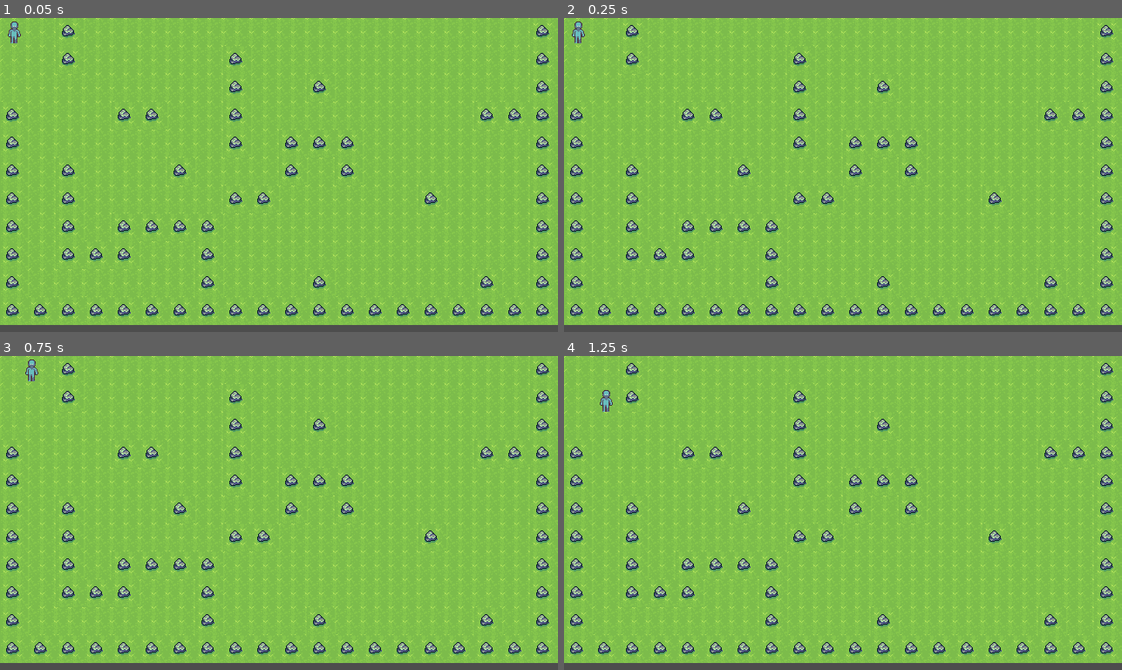
Above: before the commit, frames 1-4 (two rows, left to right).
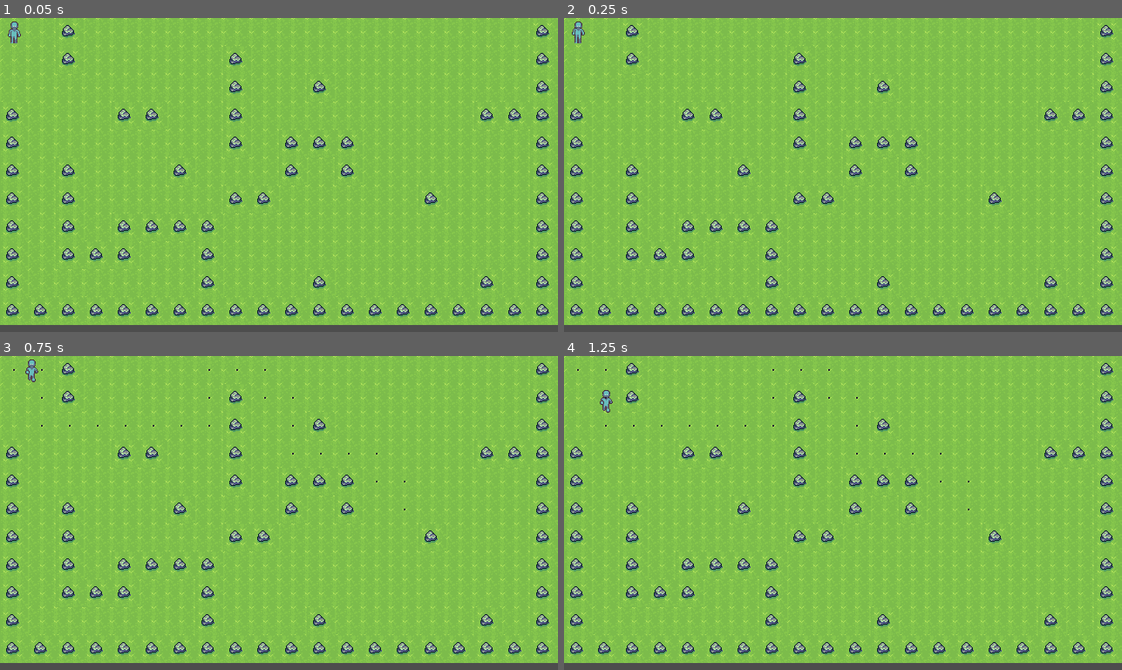
Above: after the commit, the same moments.

Repository: actionjacks/Godot-grid-turnbased
Game: Godot game, scene res://Scenes/Main.tscn
The game is run twice, just before and just after one commit, with the same random seed, the same clock (stepped at 60 frames per second) and the same inputs.
Inputs (mouse positions are in pixels of both pictures, inside the frame that each line leads up to):
- Up to frame 1 (0.05 s): no input
- Up to frame 2 (0.25 s): no input
- Up to frame 3 (0.75 s): move the mouse to (401, 497) at 0.52 s; press the mouse at (401, 497) at 0.53 s
- Up to frame 4 (1.25 s): no input

Frame 1 is identical in both runs. In frame 2, less than 0.1% of the frame differs, in the area x 1-4%, y 3-7%; in frame 3, less than 0.1%, in the area x 2-73%, y 4-50%; in frame 4, less than 0.1%.

Commit message:
add dot path

Diff:
--- /dev/null
+++ b/Scenes/Dot.gd
@@ -0,0 +1,18 @@
+extends Node2D
+
+@onready var dotSprite: Sprite2D = %Dot
+
+var tweenNode: Tween
+
+var initialScale: Vector2 = Vector2(0.4, 0.4)
+var targetScale: Vector2 = Vector2(0.8, 0.8)
+var animationDuration: float = 1.0
+
+func _ready():
+	tweenNode = create_tween().set_loops()
+	dotSprite.scale = initialScale
+	start_animation()
+
+func start_animation():
+	tweenNode.tween_property(dotSprite, "scale", initialScale, 0.3).set_ease(Tween.EASE_IN)
+	tweenNode.tween_property(dotSprite, "scale", targetScale, 0.3).set_ease(Tween.EASE_OUT)
--- /dev/null
+++ b/Scenes/Dot.tscn
@@ -0,0 +1,11 @@
+[gd_scene load_steps=3 format=3 uid="uid://deccgv1m12glw"]
+
+[ext_resource type="Texture2D" uid="uid://b31kwulocm5qs" path="res://Assets/dot.png" id="1_actpb"]
+[ext_resource type="Script" path="res://Scenes/Dot.gd" id="1_mi4d2"]
+
+[node name="Dot" type="Node2D"]
+script = ExtResource("1_mi4d2")
+
+[node name="Dot" type="Sprite2D" parent="."]
+unique_name_in_owner = true
+texture = ExtResource("1_actpb")
--- a/Scenes/Main.tscn
+++ b/Scenes/Main.tscn
@@ -1,7 +1,8 @@
-[gd_scene load_steps=5 format=3 uid="uid://cmov1kxg86yqs"]
+[gd_scene load_steps=6 format=3 uid="uid://cmov1kxg86yqs"]
 
 [ext_resource type="PackedScene" uid="uid://b6xgot5mdc017" path="res://Scenes/Player.tscn" id="1_v24eo"]
 [ext_resource type="Texture2D" uid="uid://dtco2nu5qmode" path="res://Assets/Sprite-0001-Sheet.png" id="1_vs84u"]
+[ext_resource type="Script" path="res://Scenes/MousePath.gd" id="3_gk0dj"]
 
 [sub_resource type="TileSetAtlasSource" id="TileSetAtlasSource_8v7q8"]
 texture = ExtResource("1_vs84u")
@@ -25,8 +26,13 @@
 layer_0/tile_data = PackedInt32Array(0, 2, 0, 65536, 2, 0, 1, 2, 0, 65537, 2, 0, 2, 65538, 0, 65538, 65538, 0, 3, 2, 0, …(3171 unchanged characters)…
 
 [node name="Player" parent="." node_paths=PackedStringArray("tileMap") instance=ExtResource("1_v24eo")]
+unique_name_in_owner = true
 position = Vector2(16, 16)
 tileMap = NodePath("../TileMap")
 tileMapQuadran = 32
 
 [node name="TurnQueue" type="Node2D" parent="."]
+
+[node name="MousePath" type="Node2D" parent="." node_paths=PackedStringArray("playerPointer")]
+script = ExtResource("3_gk0dj")
+playerPointer = NodePath("../Player")
--- /dev/null
+++ b/Scenes/MousePath.gd
@@ -0,0 +1,35 @@
+extends Node2D
+
+@export var playerPointer: Player
+var dotScene: PackedScene = preload("res://Scenes/Dot.tscn")
+var createdDots: Array = []
+
+func _process(_delta):
+	queue_redraw()
+
+func _draw():
+	if playerPointer.currentIdPath.is_empty():
+		clearDots()
+		return
+
+	clearDots()
+	for i in range(playerPointer.currentPointPath.size()):
+		var dotPosition = playerPointer.currentPointPath[i]
+
+		var dotExists = false
+		for dot in createdDots:
+			if dot.position == dotPosition:
+				dotExists = true
+				break
+
+		if !dotExists:
+			var dot = dotScene.instantiate() as Node2D
+			dot.position = dotPosition
+			self.add_child(dot)
+
+			createdDots.append(dot)
+
+func clearDots():
+	for dot in createdDots:
+		dot.queue_free()
+	createdDots.clear()
--- a/Scenes/Player.gd
+++ b/Scenes/Player.gd
@@ -1,4 +1,6 @@
 extends CharacterBody2D
+
+class_name Player
 
 # draw line
 var currentPointPath: PackedVector2Array
@@ -15,7 +17,7 @@
 var targetPosition: Vector2
 var isMoving: bool
 
-func tileMapInit():
+func tileMapInit() -> void:
 	astarGrid = AStarGrid2D.new()
 	astarGrid.region = tileMap.get_used_rect()
 	astarGrid.cell_size = Vector2(tileMapQuadran, tileMapQuadran)
@@ -33,6 +35,16 @@
 
 			if !tileData || !tileData.get_custom_data("walkable"):
 				astarGrid.set_point_solid(tilePosition)
+
+func updateMousePath() -> void:
+	currentPointPath = astarGrid.get_point_path(
+		tileMap.local_to_map(global_position),
+		tileMap.local_to_map(get_global_mouse_position())
+	)
+
+	for i in currentPointPath.size():
+		currentPointPath[i] = currentPointPath[i] + Vector2(float(tileMapQuadran)/2.0, float(tileMapQuadran)/2.0)
+
 
 func _ready():
 	tileMapInit()
@@ -56,13 +68,18 @@
 
 	if !idPath.is_empty():
 		currentIdPath = idPath
+		updateMousePath()
+
 
 func _physics_process(delta):
+	if !isMoving:
+		animationPlayer.play('idle')
+	else:
+		animationPlayer.play('walking')
+
 	if currentIdPath.is_empty():
-		# animationPlayer.play('idle')
 		return
 
-	# animationPlayer.play('walking')
 	if !isMoving:
 		targetPosition = tileMap.map_to_local(currentIdPath.front())
 		isMoving = true
--- a/project.godot
+++ b/project.godot
@@ -28,6 +28,30 @@
 "events": [Object(InputEventMouseButton,"resource_local_to_scene":false,"resource_name":"","device":-1,"window_id":0,"a …(258 unchanged characters)…
 ]
 }
+move_left={
+"deadzone": 0.5,
+"events": [Object(InputEventKey,"resource_local_to_scene":false,"resource_name":"","device":-1,"window_id":0,"alt_pressed":false,"shift_pressed":false,"ctrl_pressed":false,"meta_pressed":false,"pressed":false,"keycode":0,"physical_keycode":65,"key_label":0,"unicode":97,"echo":false,"script":null)
+, Object(InputEventKey,"resource_local_to_scene":false,"resource_name":"","device":-1,"window_id":0,"alt_pressed":false,"shift_pressed":false,"ctrl_pressed":false,"meta_pressed":false,"pressed":false,"keycode":0,"physical_keycode":4194319,"key_label":0,"unicode":0,"echo":false,"script":null)
+]
+}
+move_right={
+"deadzone": 0.5,
+"events": [Object(InputEventKey,"resource_local_to_scene":false,"resource_name":"","device":-1,"window_id":0,"alt_pressed":false,"shift_pressed":false,"ctrl_pressed":false,"meta_pressed":false,"pressed":false,"keycode":0,"physical_keycode":68,"key_label":0,"unicode":100,"echo":false,"script":null)
+, Object(InputEventKey,"resource_local_to_scene":false,"resource_name":"","device":-1,"window_id":0,"alt_pressed":false,"shift_pressed":false,"ctrl_pressed":false,"meta_pressed":false,"pressed":false,"keycode":0,"physical_keycode":4194321,"key_label":0,"unicode":0,"echo":false,"script":null)
+]
+}
+move_up={
+"deadzone": 0.5,
+"events": [Object(InputEventKey,"resource_local_to_scene":false,"resource_name":"","device":-1,"window_id":0,"alt_pressed":false,"shift_pressed":false,"ctrl_pressed":false,"meta_pressed":false,"pressed":false,"keycode":0,"physical_keycode":87,"key_label":0,"unicode":119,"echo":false,"script":null)
+, Object(InputEventKey,"resource_local_to_scene":false,"resource_name":"","device":-1,"window_id":0,"alt_pressed":false,"shift_pressed":false,"ctrl_pressed":false,"meta_pressed":false,"pressed":false,"keycode":0,"physical_keycode":4194320,"key_label":0,"unicode":0,"echo":false,"script":null)
+]
+}
+move_down={
+"deadzone": 0.5,
+"events": [Object(InputEventKey,"resource_local_to_scene":false,"resource_name":"","device":-1,"window_id":0,"alt_pressed":false,"shift_pressed":false,"ctrl_pressed":false,"meta_pressed":false,"pressed":false,"keycode":0,"physical_keycode":83,"key_label":0,"unicode":115,"echo":false,"script":null)
+, Object(InputEventKey,"resource_local_to_scene":false,"resource_name":"","device":-1,"window_id":0,"alt_pressed":false,"shift_pressed":false,"ctrl_pressed":false,"meta_pressed":false,"pressed":false,"keycode":0,"physical_keycode":4194322,"key_label":0,"unicode":0,"echo":false,"script":null)
+]
+}
 
 [rendering]
 
Binary file added: Assets/dot.png
Not shown, added: Assets/dot.png.import
